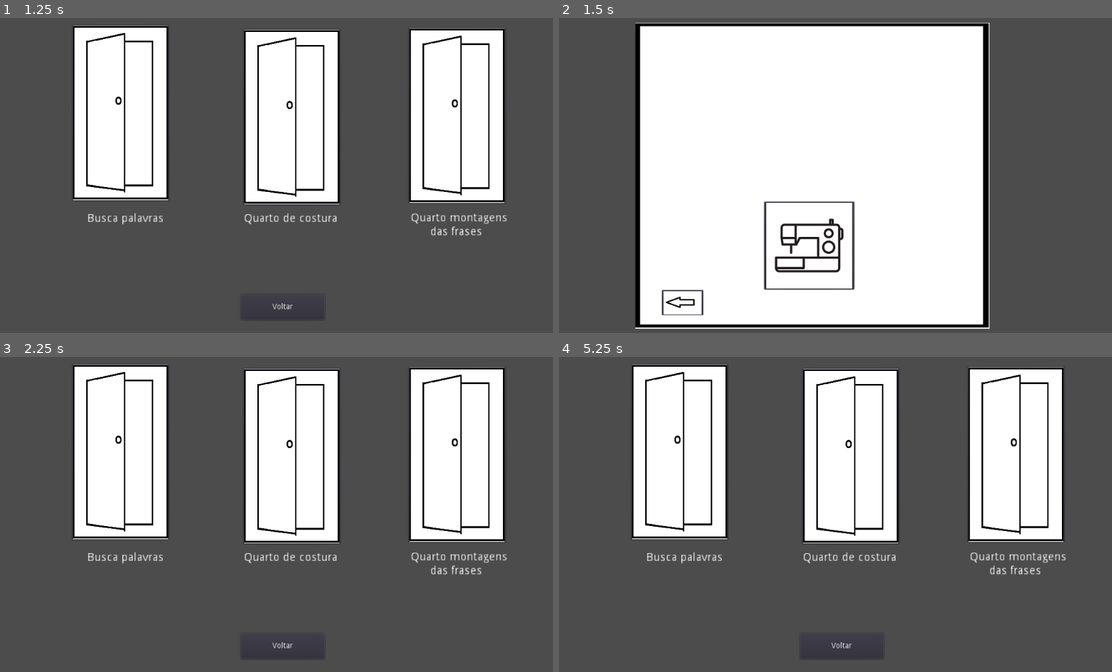
Above: before the commit, frames 1-4 (two rows, left to right).
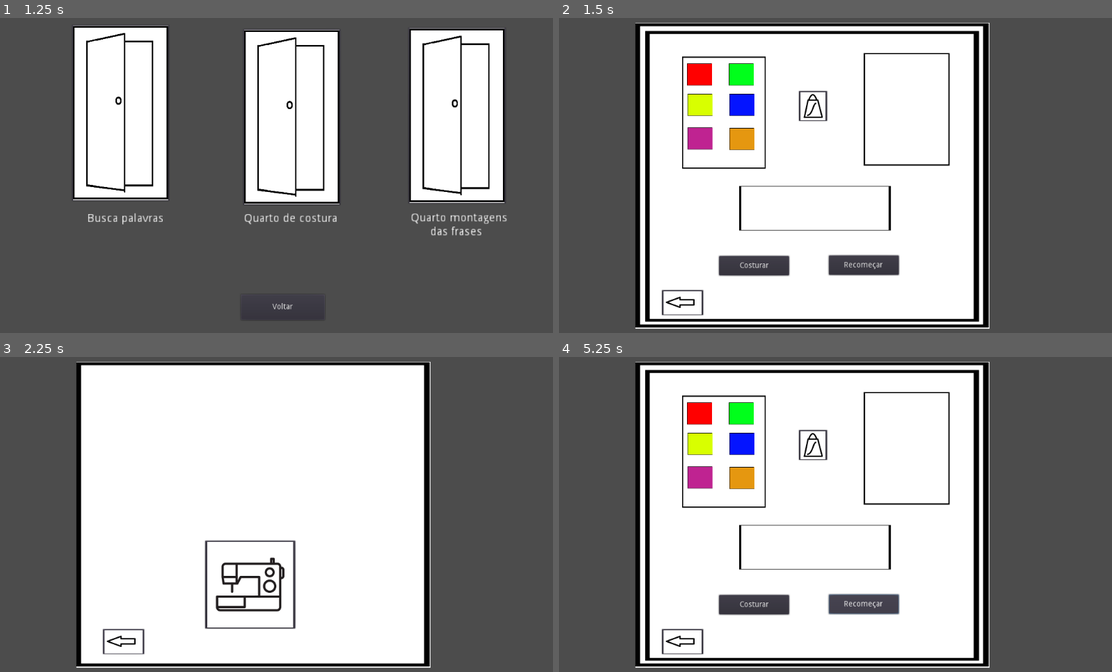
Above: after the commit, the same moments.

Repository: projeto-sertao-mundo/palavras
Game: Godot game, scene res://Cenas/CenasMenu/MenuPrincipal.tscn
Same seed, same stepped clock (60 frames per second), same inputs: the game is played once before the commit and once after it.
Inputs (mouse positions are in pixels of both pictures, inside the frame that each line leads up to):
- Up to frame 1 (1.25 s): click "Jogar" at 0.5 s
- Up to frame 2 (1.5 s): click (852, 115) at 1.25 s
- Up to frame 3 (2.25 s): click (121, 640) at 2.02 s
- Up to frame 4 (5.25 s): click (841, 646) at 2.75 s, where only the run before the commit has a clickable "Voltar"; click (829, 501) at 3.5 s, where only the run before the commit has a clickable "Jogar"; click (807, 583) at 4.27 s; click (863, 605) at 5 s, where only the run after the commit has a clickable "Recomeçar"

Frame 1 is identical in both runs. In frame 2, 9.5% of the frame differs, in the area x 15-77%, y 3-97%; in frame 3, 53%; in frame 4, 54%, in the area x 13-92%, y 1-99%.

Commit message:
Protótipo quarto costura Pt.1
Modificado a abertura da bag pelo pop up de costura, para manter ambos no meio da tela, adicionado blocagem do sistema de paleta de cores

Diff:
--- a/game/Cenas/CenasJogaveis/QuartoCostura.tscn
+++ b/game/Cenas/CenasJogaveis/QuartoCostura.tscn
@@ -38,13 +38,12 @@
 }
 
 [node name="CosturaPopUp" type="Control" parent="."]
-visible = false
 __meta__ = {
 "_edit_use_anchors_": false
 }
 
 [node name="Sprite" type="Sprite" parent="CosturaPopUp"]
-position = Vector2( 469.543, 302.554 )
+position = Vector2( 468.794, 302.929 )
 scale = Vector2( 1.23192, 0.669833 )
 texture = ExtResource( 1 )
 
@@ -108,46 +107,124 @@
 [node name="Control" type="Control" parent="CosturaPopUp"]
 margin_right = 40.0
 margin_bottom = 40.0
-
-[node name="FundoBrancoBordaPreta2" type="Sprite" parent="CosturaPopUp/Control"]
+__meta__ = {
+"_edit_use_anchors_": false
+}
+
+[node name="Verde" type="Button" parent="CosturaPopUp/Control"]
 modulate = Color( 0, 1, 0.109804, 1 )
-position = Vector2( 339.862, 115.819 )
-scale = Vector2( 0.0802576, 0.0534922 )
-texture = ExtResource( 1 )
-
-[node name="FundoBrancoBordaPreta3" type="Sprite" parent="CosturaPopUp/Control"]
+margin_left = 315.237
+margin_top = 94.4854
+margin_right = 827.237
+margin_bottom = 904.485
+rect_scale = Vector2( 0.09, 0.05 )
+custom_colors/font_color_disabled = Color( 1, 1, 1, 1 )
+custom_colors/font_color = Color( 1, 1, 1, 1 )
+custom_colors/font_color_hover = Color( 1, 1, 1, 1 )
+custom_colors/font_color_pressed = Color( 1, 1, 1, 1 )
+icon = ExtResource( 1 )
+__meta__ = {
+"_edit_group_": true,
+"_edit_use_anchors_": false
+}
+
+[node name="Vermelho" type="Button" parent="CosturaPopUp/Control"]
+modulate = Color( 1, 0, 0, 1 )
+margin_left = 238.449
+margin_top = 93.7363
+margin_right = 750.449
+margin_bottom = 903.736
+rect_scale = Vector2( 0.09, 0.05 )
+custom_colors/font_color_disabled = Color( 1, 1, 1, 1 )
+custom_colors/font_color = Color( 1, 1, 1, 1 )
+custom_colors/font_color_hover = Color( 1, 1, 1, 1 )
+custom_colors/font_color_pressed = Color( 1, 1, 1, 1 )
+icon = ExtResource( 1 )
+__meta__ = {
+"_edit_group_": true,
+"_edit_use_anchors_": false
+}
+
+[node name="Azul" type="Button" parent="CosturaPopUp/Control"]
+modulate = Color( 0.0196078, 0.0823529, 1, 1 )
+margin_left = 316.128
+margin_top = 150.278
+margin_right = 828.128
+margin_bottom = 960.278
+rect_scale = Vector2( 0.09, 0.05 )
+custom_colors/font_color_disabled = Color( 1, 1, 1, 1 )
+custom_colors/font_color = Color( 1, 1, 1, 1 )
+custom_colors/font_color_hover = Color( 1, 1, 1, 1 )
+custom_colors/font_color_pressed = Color( 1, 1, 1, 1 )
+icon = ExtResource( 1 )
+__meta__ = {
+"_edit_group_": true,
+"_edit_use_anchors_": false
+}
+
+[node name="Amarelo" type="Button" parent="CosturaPopUp/Control"]
 modulate = Color( 0.85098, 1, 0, 1 )
-position = Vector2( 262.08, 171.378 )
-scale = Vector2( 0.0802576, 0.0534922 )
-texture = ExtResource( 1 )
-
-[node name="FundoBrancoBordaPreta4" type="Sprite" parent="CosturaPopUp/Control"]
-modulate = Color( 0.0196078, 0.0823529, 1, 1 )
-position = Vector2( 339.862, 176.934 )
-scale = Vector2( 0.0802576, 0.0534922 )
-texture = ExtResource( 1 )
-
-[node name="FundoBrancoBordaPreta6" type="Sprite" parent="CosturaPopUp/Control"]
+margin_left = 239.339
+margin_top = 149.529
+margin_right = 751.339
+margin_bottom = 959.529
+rect_scale = Vector2( 0.09, 0.05 )
+custom_colors/font_color_disabled = Color( 1, 1, 1, 1 )
+custom_colors/font_color = Color( 1, 1, 1, 1 )
+custom_colors/font_color_hover = Color( 1, 1, 1, 1 )
+custom_colors/font_color_pressed = Color( 1, 1, 1, 1 )
+icon = ExtResource( 1 )
+__meta__ = {
+"_edit_group_": true,
+"_edit_use_anchors_": false
+}
+
+[node name="Laranja" type="Button" parent="CosturaPopUp/Control"]
 modulate = Color( 0.901961, 0.596078, 0.0666667, 1 )
-position = Vector2( 339.862, 232.493 )
-scale = Vector2( 0.0802576, 0.0534922 )
-texture = ExtResource( 1 )
-
-[node name="FundoBrancoBordaPreta5" type="Sprite" parent="CosturaPopUp/Control"]
+margin_left = 316.128
+margin_top = 213.207
+margin_right = 828.128
+margin_bottom = 1023.21
+rect_scale = Vector2( 0.09, 0.05 )
+custom_colors/font_color_disabled = Color( 1, 1, 1, 1 )
+custom_colors/font_color = Color( 1, 1, 1, 1 )
+custom_colors/font_color_hover = Color( 1, 1, 1, 1 )
+custom_colors/font_color_pressed = Color( 1, 1, 1, 1 )
+icon = ExtResource( 1 )
+__meta__ = {
+"_edit_group_": true,
+"_edit_use_anchors_": false
+}
+
+[node name="Rosa" type="Button" parent="CosturaPopUp/Control"]
 modulate = Color( 0.752941, 0.141176, 0.572549, 1 )
-position = Vector2( 262.08, 232.493 )
-scale = Vector2( 0.0802576, 0.0534922 )
-texture = ExtResource( 1 )
-
-[node name="FundoBrancoBordaPreta" type="Sprite" parent="CosturaPopUp/Control"]
-modulate = Color( 1, 0, 0, 1 )
-position = Vector2( 261.286, 115.025 )
-scale = Vector2( 0.0802576, 0.0534922 )
-texture = ExtResource( 1 )
+margin_left = 239.339
+margin_top = 212.458
+margin_right = 751.339
+margin_bottom = 1022.46
+rect_scale = Vector2( 0.09, 0.05 )
+custom_colors/font_color_disabled = Color( 1, 1, 1, 1 )
+custom_colors/font_color = Color( 1, 1, 1, 1 )
+custom_colors/font_color_hover = Color( 1, 1, 1, 1 )
+custom_colors/font_color_pressed = Color( 1, 1, 1, 1 )
+icon = ExtResource( 1 )
+__meta__ = {
+"_edit_group_": true,
+"_edit_use_anchors_": false
+}
 
 [node name="PalavrasPopUp" parent="CosturaPopUp" instance=ExtResource( 6 )]
 visible = false
+margin_left = 500.0
+margin_right = 500.0
 [connection signal="pressed" from="MaquinaCostura" to="." method="_on_MaquinaCostura_pressed"]
 [connection signal="pressed" from="Voltar2" to="." method="_on_Voltar2_pressed"]
 [connection signal="pressed" from="CosturaPopUp/Voltar" to="." method="_on_Voltar_pressed"]
+[connection signal="pressed" from="CosturaPopUp/Recomecar" to="." method="_on_Recomecar_pressed"]
 [connection signal="pressed" from="CosturaPopUp/Bolsa" to="CosturaPopUp/PalavrasPopUp" method="_on_Bolsa_pressed"]
+[connection signal="pressed" from="CosturaPopUp/Control/Verde" to="." method="_on_Verde_pressed"]
+[connection signal="pressed" from="CosturaPopUp/Control/Vermelho" to="." method="_on_Vermelho_pressed"]
+[connection signal="pressed" from="CosturaPopUp/Control/Azul" to="." method="_on_Azul_pressed"]
+[connection signal="pressed" from="CosturaPopUp/Control/Amarelo" to="." method="_on_Amarelo_pressed"]
+[connection signal="pressed" from="CosturaPopUp/Control/Laranja" to="." method="_on_Laranja_pressed"]
+[connection signal="pressed" from="CosturaPopUp/Control/Rosa" to="." method="_on_Rosa_pressed"]
--- a/game/Scripts/InstancePalavras.gd
+++ b/game/Scripts/InstancePalavras.gd
@@ -18,7 +18,9 @@
 
 func _on_Bolsa_pressed():
 	self.show()
+	self.get_parent().set_position(Vector2(-150,0))
 	InstanciarPalavras()
 
 func _on_Voltar_pressed():
+	self.get_parent().set_position(Vector2(0,0))
 	self.hide()
--- a/game/Scripts/QuartoCostura.gd
+++ b/game/Scripts/QuartoCostura.gd
@@ -8,3 +8,22 @@
 
 func _on_Voltar2_pressed():
 	get_tree().change_scene("res://Cenas/CenasMenu/Corredor.tscn")
+
+
+func MudarCor(var r, g, b):
+	get_node("CosturaPopUp/Preview").modulate = Color(r,g,b)
+
+func _on_Rosa_pressed():
+	MudarCor(0.75, 0.14, 0.57)
+func _on_Laranja_pressed():
+	MudarCor(0.9, 0.59, 0.06)
+func _on_Amarelo_pressed():
+	MudarCor(0.85, 1, 0)
+func _on_Azul_pressed():
+	MudarCor(0, 0, 1)
+func _on_Vermelho_pressed():
+	MudarCor(1, 0, 0)
+func _on_Verde_pressed():
+	MudarCor(0,1,0)
+func _on_Recomecar_pressed():
+	MudarCor(1,1,1)
